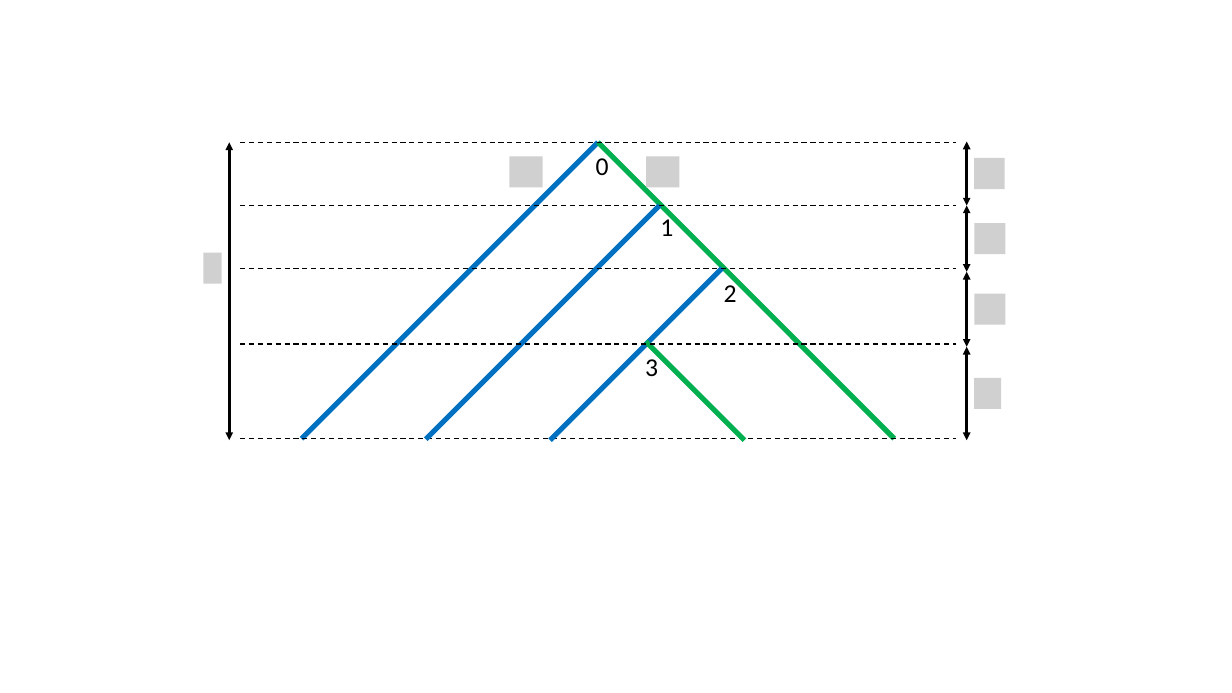
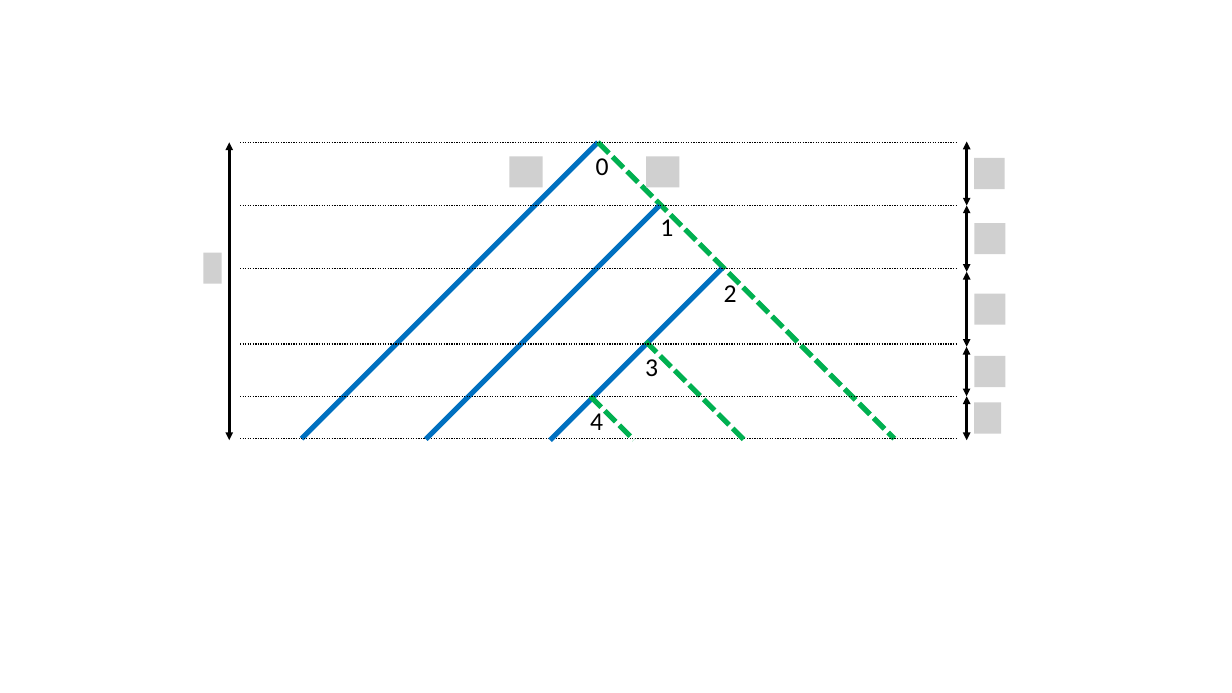
Before and after one commit to niemasd/Dual-Birth-Model, a slide deck: slide 1 of figures/FOR_PAPER/model_figures.pptx. Drawn at 1232x693 pixels with LibreOffice and Linux fonts; fonts in the diff are those of the drawing; grey boxes stand for pictures. Boxes give left, top, right and bottom in pixels: in the first picture for what was removed or moved away, otherwise in the second. Text is boxed around its words. In the diff, an @@ line names an element or a change of style, - is before the commit and + after.

```diff
--- a/figures/FOR_PAPER/model_figures.pptx
+++ b/figures/FOR_PAPER/model_figures.pptx
@@ line (598, 142) - (895, 439): stroke #00B050 4 pt to #00B050 4 pt dashed @@
@@ line (646, 342) - (745, 440): stroke #00B050 4 pt to #00B050 4 pt dashed @@
@@ picture added at (974,356,1006,387) @@
@@ picture removed at (974,378,1001,409) @@
@@ line added from (240, 396) to (956, 396), #000000 1 pt dashed @@
@@ text added at (590,413,603,430), 20 pt, text #000000 @@
+4
@@ line added from (591, 396) to (634, 440), #00B050 4 pt dashed @@
@@ double arrow moved from (967, 347) - (967, 440) to (967, 396) - (967, 440) @@
@@ picture added at (974,403,1001,434) @@
```
Also in this commit, not shown: 14 other files.
